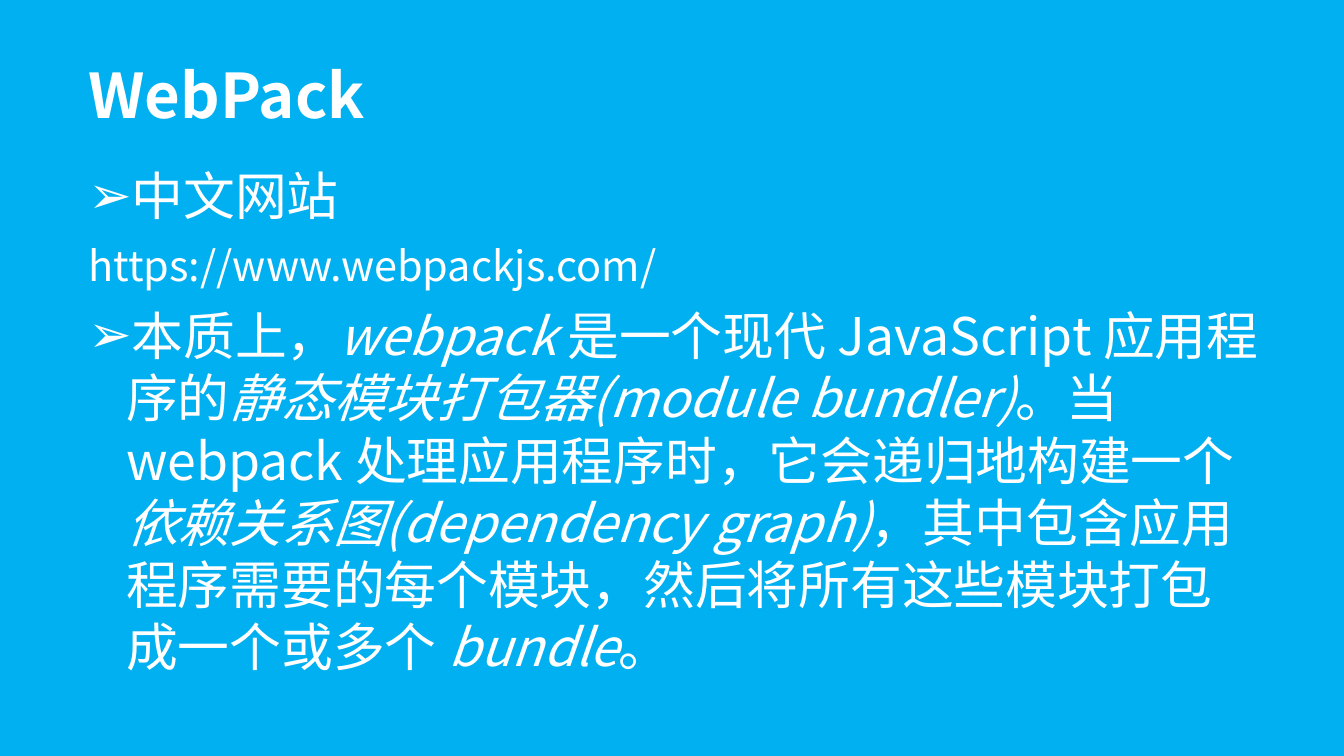
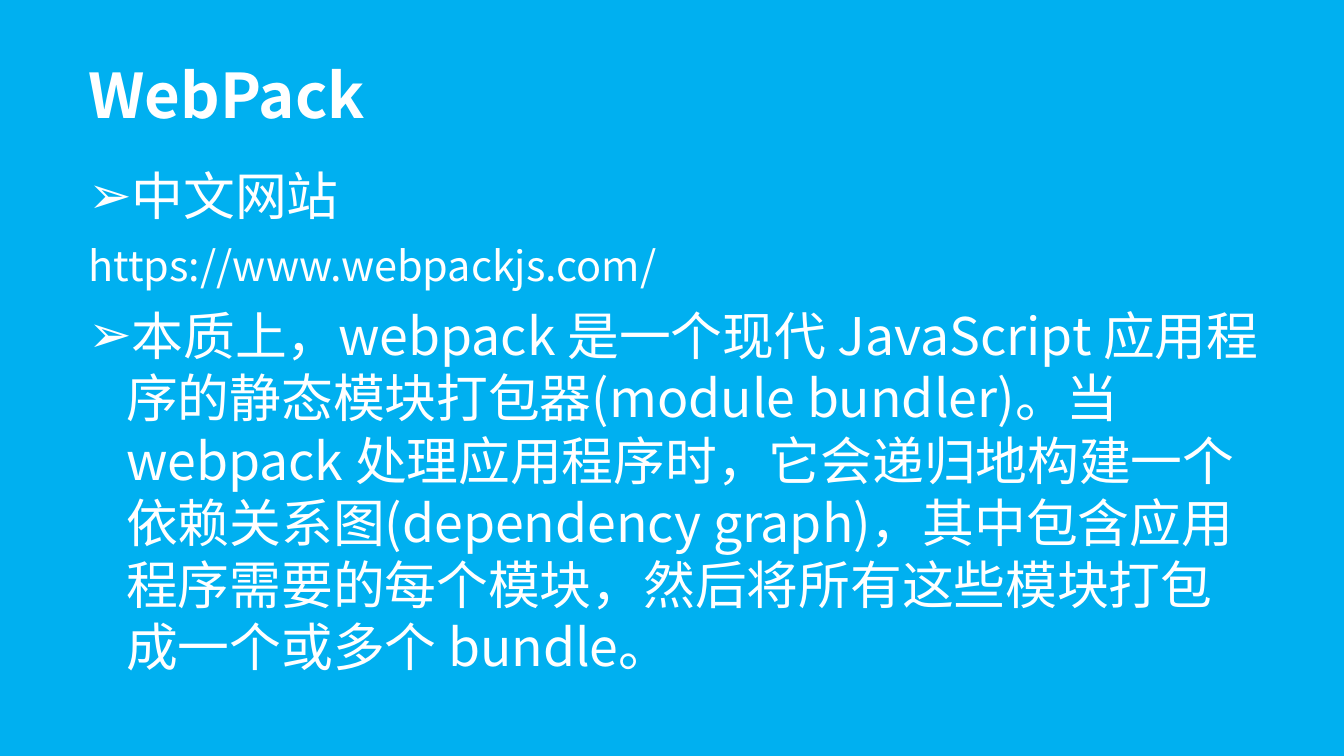
Before and after one commit to wugenshui/ppt, a slide deck: slide 13 of vue-webpack/vue-webpack.pptx. Drawn at 1344x756 pixels with LibreOffice and Linux fonts; fonts in the diff are those of the drawing. Boxes give left, top, right and bottom in pixels: in the first picture for what was removed or moved away, otherwise in the second. Text is boxed around its words. In the diff, an @@ line names an element or a change of style, - is before the commit and + after.

```diff
--- a/vue-webpack/vue-webpack.pptx
+++ b/vue-webpack/vue-webpack.pptx
@@ subtitle at (x1=126, y1=311, x2=1258, y2=671): italic off in "本质上，webpack 应用程序的静态模块打包器(module bundler)。当 处理应用程序时，它会递归地构建一个 ..." @@
```
Also in this commit, not shown: 1 other slide changed, 5 other files.
